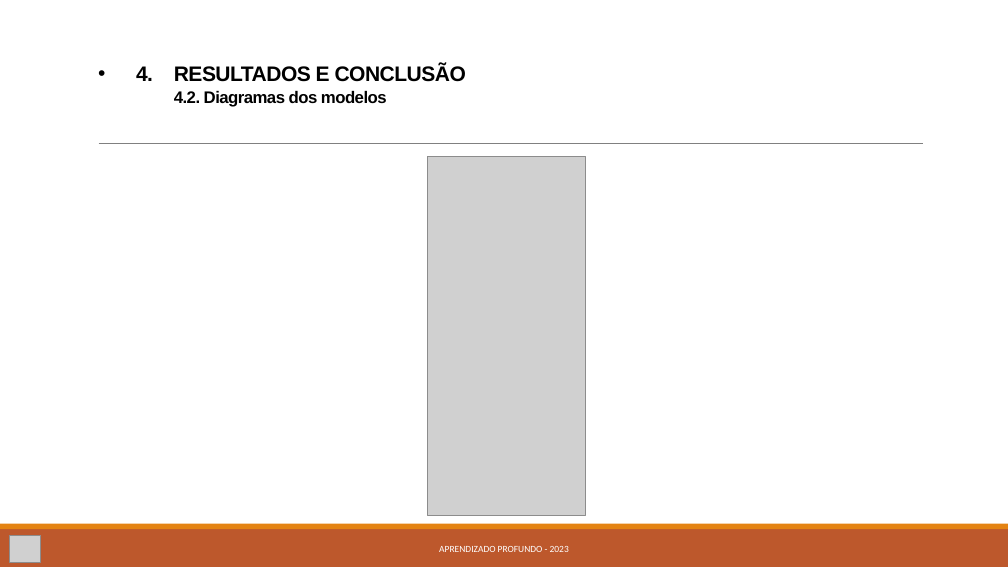
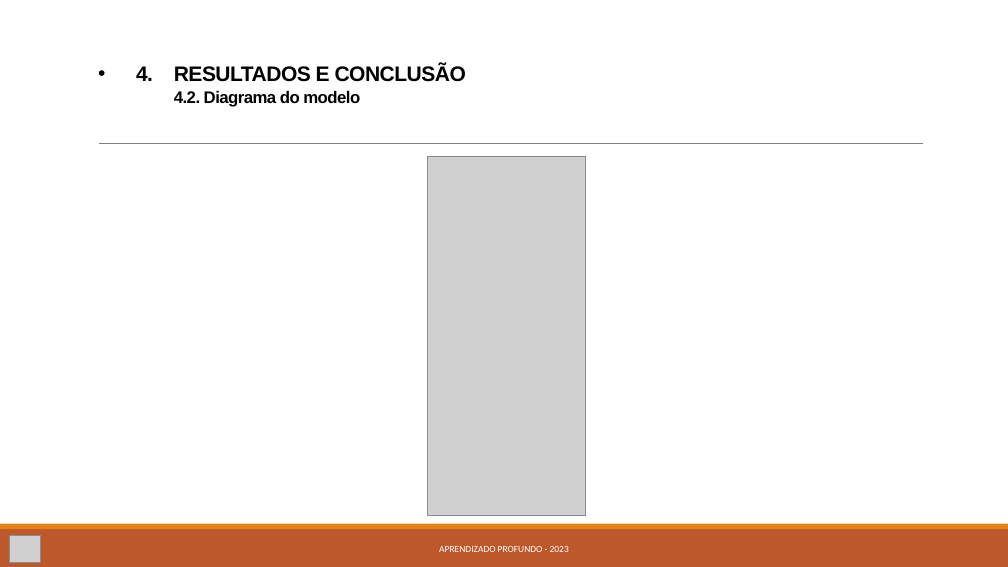
Before and after one commit to kevinsrq/data_augmentation, a slide deck: slide 16 of Apresentação.pptx (slide 11 before the commit). Drawn at 1008x567 pixels with LibreOffice and Linux fonts; fonts in the diff are those of the drawing; grey boxes stand for pictures. Boxes give left, top, right and bottom in pixels: in the first picture for what was removed or moved away, otherwise in the second. Text is boxed around its words. In the diff, an @@ line names an element or a change of style, - is before the commit and + after.

```diff
--- a/Apresentação.pptx
+++ b/Apresentação.pptx
@@ text at [136, 65, 466, 107]: text changed; size 16 to 20 pt @@
-• 4. RESULTADOS E CONCLUSÃO
-  4.2. Diagramas dos modelos
+• 4. RESULTADOS E CONCLUSÃO
+  4.2. Diagrama do modelo
```
Also in this commit, not shown: 10 other slides changed, 5 slides added.
